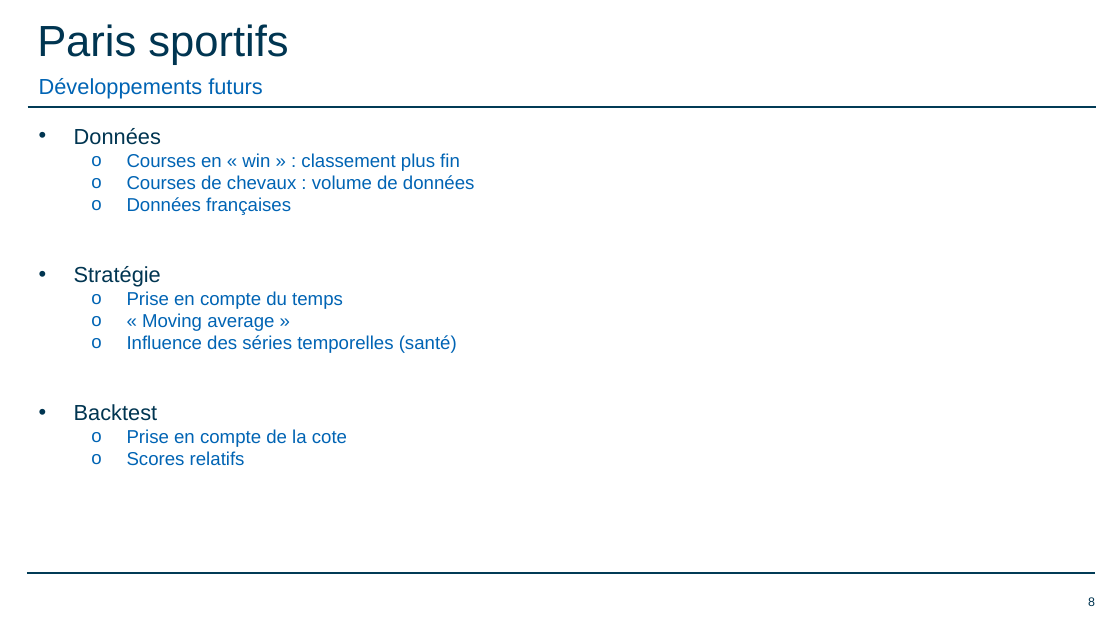
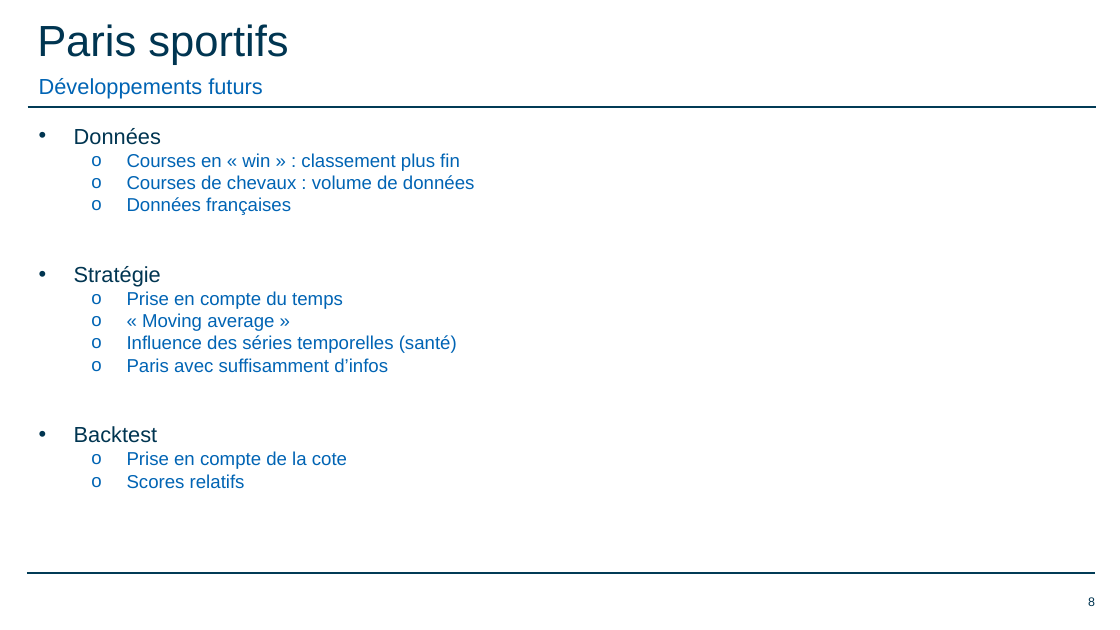
Before and after one commit to romainfd/-XFinance-Sports-bets, a slide deck: slide 8 of Présentations/2018.05.22 Présentation XFinance16.pptx. Drawn at 1120x630 pixels with LibreOffice and Linux fonts; fonts in the diff are those of the drawing; background and template pictures are left out. Boxes give left, top, right and bottom in pixels: in the first picture for what was removed or moved away, otherwise in the second. Text is boxed around its words. In the diff, an @@ line names an element or a change of style, - is before the commit and + after.

```diff
--- a/Présentations/2018.05.22 Présentation XFinance16.pptx
+++ b/Présentations/2018.05.22 Présentation XFinance16.pptx
@@ text at bbox=[127, 358, 388, 373]: paragraph added @@
+  o Paris avec suffisamment d’infos
```
Also in this commit, not shown: 2 other files.
